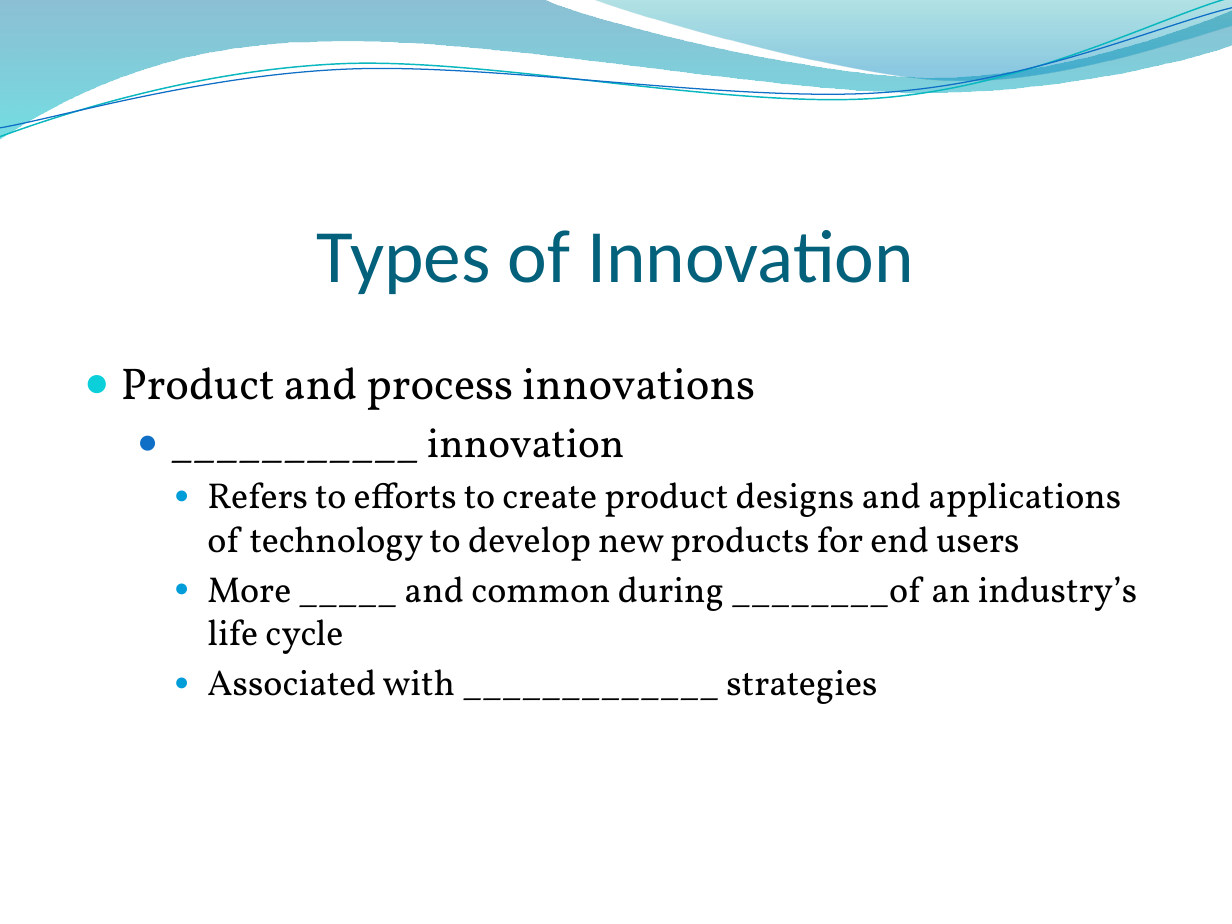
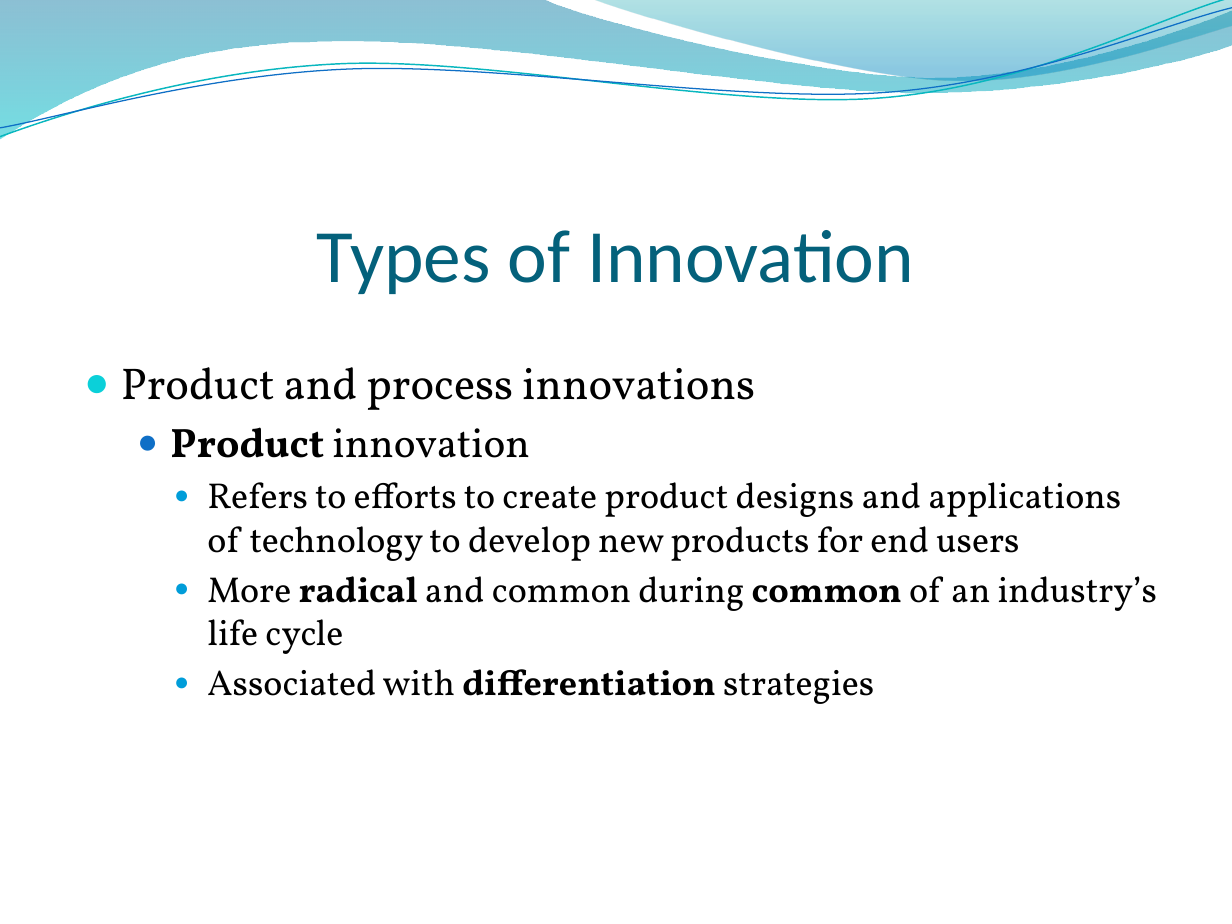
Before and after one commit to urbo425/School-Stuff, a slide deck: slide 57 of fall2015/bus4750/powerpoints/finalExam.pptx. Drawn at 1232x924 pixels with LibreOffice and Linux fonts; fonts in the diff are those of the drawing; background and template pictures are left out. Boxes give left, top, right and bottom in pixels: in the first picture for what was removed or moved away, otherwise in the second. Text is boxed around its words. In the diff, an @@ line names an element or a change of style, - is before the commit and + after.

```diff
--- a/fall2015/bus4750/powerpoints/finalExam.pptx
+++ b/fall2015/bus4750/powerpoints/finalExam.pptx
@@ text at box(170, 427, 529, 458): text changed @@
-  ● ___________ innovation
+  ● Product innovation
@@ text at box(207, 576, 1157, 704): text changed @@
-    ● More _____ and common during ________of an industry’s life cycle
-    ● Associated with _____________ strategies
+    ● More radical and common during common of an industry’s life cycle
+    ● Associated with differentiation strategies
```
Also in this commit, not shown: 9 other slides changed.
